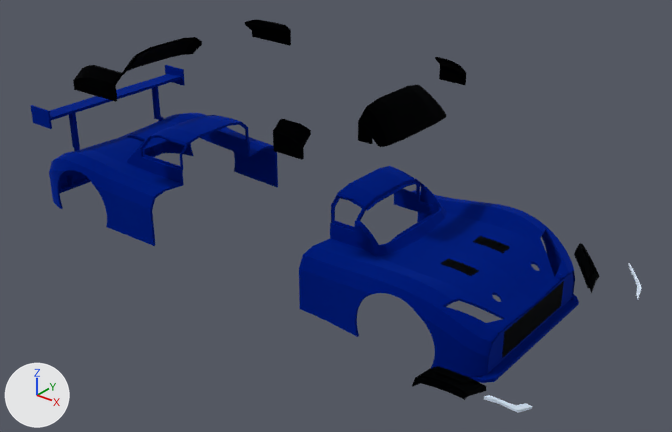
Two versions of the glTF model assets/sophikart.glb, one commit apart.
One viewpoint serves both versions: a 50 mm camera at (557.0, -619.0, 533.0) aimed at (60.0, 3.0, 148.0). The axes (+X, +Y, +Z) are drawn at lower left. The lights are the same throughout. The picture after the commit comes second. Both versions are drawn at frame 72 of the action 'Exploded view'; the numbers are the values there.

Before the edit, the objects in view are built like this:
```python
ob_track_front_module_paintmask_track_front_grille = bpy.data.objects.new('Track_Front_Module_PaintMask_Track_Front_Grille', me_track_front_module_paintmask_track_front_grille)
ob_track_front_module_paintmask_track_front_grille.parent = ob_track_exterior_only
ob_track_front_module_paintmask_track_front_grille.location = (95.0, -100.0, 0.0)
ob_track_side_window_l_segment_01_front_insert = bpy.data.objects.new('Track_Side_Window_L_Segment_01_Front_Insert', me_track_side_window_l_segment_01_front_insert)
ob_track_side_window_l_segment_01_front_insert.parent = ob_track_exterior_only
ob_track_side_window_l_segment_01_front_insert.location = (95.0, -190.0, 70.0)
ob_track_side_window_l_segment_01_rear_insert = bpy.data.objects.new('Track_Side_Window_L_Segment_01_Rear_Insert', me_track_side_window_l_segment_01_rear_insert)
ob_track_side_window_l_segment_01_rear_insert.parent = ob_track_exterior_only
ob_track_side_window_l_segment_01_rear_insert.location = (-95.0, -190.0, 70.0)
ob_track_side_window_r_segment_02_front_insert = bpy.data.objects.new('Track_Side_Window_R_Segment_02_Front_Insert', me_track_side_window_r_segment_02_front_insert)
ob_track_side_window_r_segment_02_front_insert.parent = ob_track_exterior_only
ob_track_side_window_r_segment_02_front_insert.location = (95.0, -190.0, -70.0)
ob_track_side_window_r_segment_02_rear_insert = bpy.data.objects.new('Track_Side_Window_R_Segment_02_Rear_Insert', me_track_side_window_r_segment_02_rear_insert)
ob_track_side_window_r_segment_02_rear_insert.parent = ob_track_exterior_only
ob_track_side_window_r_segment_02_rear_insert.location = (-95.0, -190.0, -70.0)
# also in view: 'Track_Headlamp_Housing_L' at (265.0, 117.0, 116.0); 'Track_Rear_Module' at (-187.0, 0.0, 158.0); 'Track_Headlamp_Housing_R' at (265.0, -117.0, 116.0); 'Track_Windscreen_Front_Insert' at (138.0, 0.0, 270.0); 'Track_Front_Module' at (188.0, 0.0, 150.0)
```
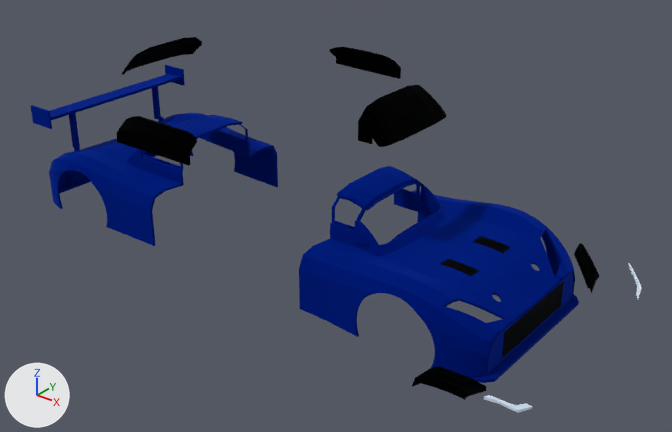
The edits, one by one:
Mesh me_track_side_window_r_insert is new.
It has 69 vertices, 134 faces and spans x -57.1..28.6, y -94.9..-71.1, z -51.3..-38.0.
It uses material mat_mat_3 (black #030406).
Mesh me_track_side_window_l_insert is new.
It has 68 vertices, 132 faces and spans x -57.1..28.6, y -94.9..-71.1, z 38.0..51.3.
It uses material mat_mat_3 (black #030406).
Object 'Track_Side_Window_R_Segment_02_Rear_Insert' (ob_track_side_window_r_segment_02_rear_insert) is deleted.
Object 'Track_Side_Window_L_Segment_01_Rear_Insert' (ob_track_side_window_l_segment_01_rear_insert) is deleted.
Object 'Track_Side_Window_R_Segment_02_Front_Insert' (ob_track_side_window_r_segment_02_front_insert) is deleted.
Object 'Track_Side_Window_L_Segment_01_Front_Insert' (ob_track_side_window_l_segment_01_front_insert) is deleted.
Object 'Track_Side_Window_R_Insert' (ob_track_side_window_r_insert) is new; it shows me_track_side_window_r_insert.
Its parent is ob_track_exterior_only.
Its location is (0.0, -170.0, -100.0).
Object 'Track_Side_Window_L_Insert' (ob_track_side_window_l_insert) is new; it shows me_track_side_window_l_insert.
Its parent is ob_track_exterior_only.
Its location is (0.0, -170.0, 100.0).

Boxes [x1, y1, x2, y2] around the edits, measured in the pictures (672 x 432 px):
'Track_Side_Window_R_Insert', added (black): after [117, 116, 197, 166]
'Track_Side_Window_L_Insert', added (black): after [329, 47, 401, 79]
'Track_Side_Window_R_Segment_02_Rear_Insert', deleted (black): before [73, 65, 123, 102]
'Track_Side_Window_R_Segment_02_Front_Insert', deleted (black): before [273, 119, 311, 160]
'Track_Side_Window_L_Segment_01_Rear_Insert', deleted (black): before [245, 20, 291, 46]
'Track_Side_Window_L_Segment_01_Front_Insert', deleted (black): before [435, 57, 466, 85]
